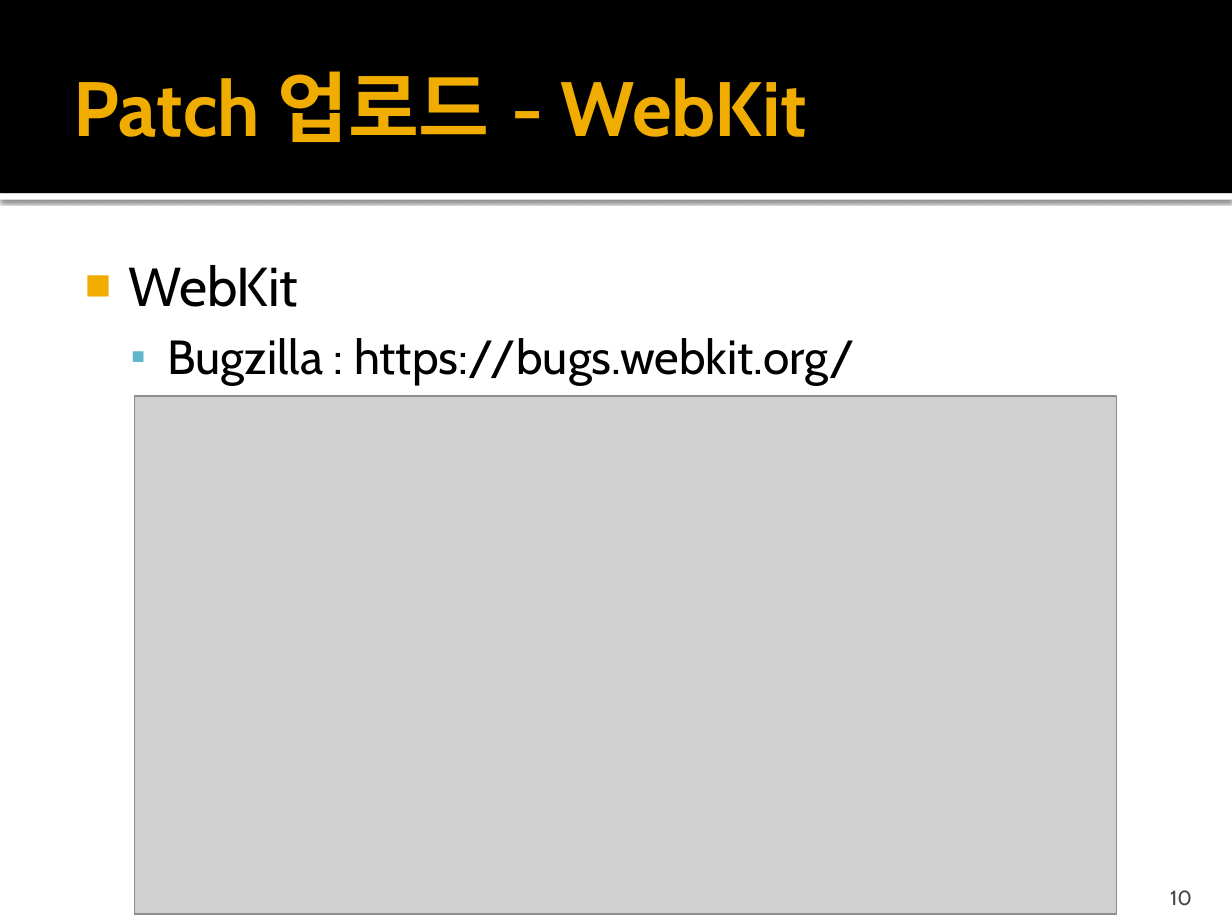
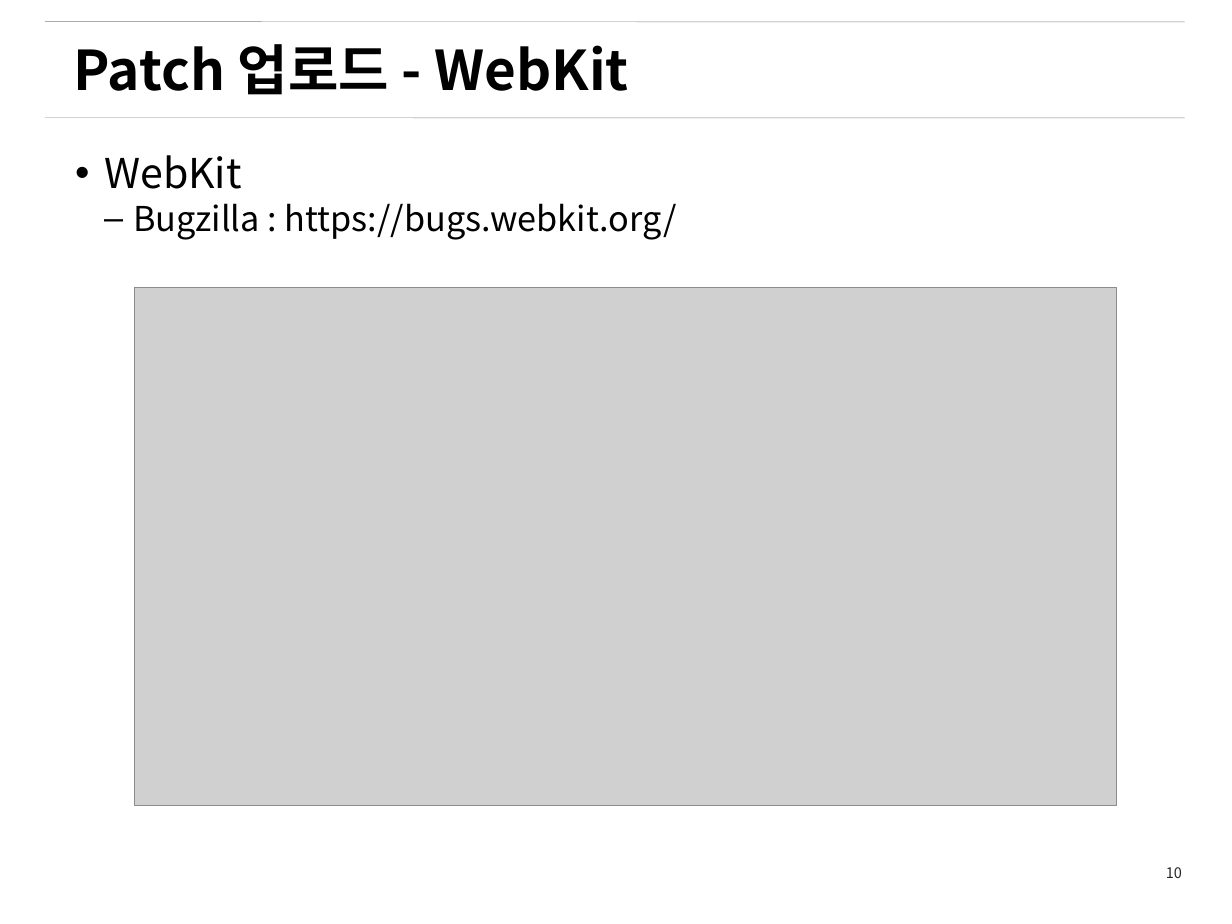
Before and after one commit to Gyuyoung/document, a slide deck: slide 10 of WebKitChromiumContributionProcess.pptx. Drawn at 1232x924 pixels with LibreOffice and Linux fonts; fonts in the diff are those of the drawing; grey boxes stand for pictures; background and template pictures are left out. Boxes give left, top, right and bottom in pixels: in the first picture for what was removed or moved away, otherwise in the second. Text is boxed around its words. In the diff, an @@ line names an element or a change of style, - is before the commit and + after.

```diff
--- a/WebKitChromiumContributionProcess.pptx
+++ b/WebKitChromiumContributionProcess.pptx
@@ rectangle removed at (x1=0, y1=0, x2=1232, y2=193) @@
@@ line added from (44, 22) to (1185, 22), #808080 0.26 pt @@
@@ text "Patch 업로드 - WebKit" at (x1=74, y1=44, x2=629, y2=95): size 45 to 32 pt, font Cabin to Noto Sans CJK KR, text colour #F0AD00 to #000000 @@
@@ line added from (44, 118) to (1185, 118), #808080 0.26 pt @@
@@ text "WebKit" moved from (x1=128, y1=265, x2=854, y2=385) to (x1=104, y1=155, x2=677, y2=240) @@
@@ text "WebKit" at (x1=104, y1=155, x2=677, y2=240): size 32 to 24 pt in "WebKit"; font Cabin to Noto Sans CJK KR; size 28 to 20 pt in "Bugzilla : https://bugs.webkit.org/"; bullet ■ to •; bullet ▪ to –; less space between paragraphs @@
@@ rectangle removed at (x1=0, y1=193, x2=1232, y2=200) @@
@@ picture moved from (x1=134, y1=395, x2=1116, y2=914) to (x1=134, y1=287, x2=1116, y2=806) @@
@@ page number added at (x1=1166, y1=867, x2=1182, y2=878), 8.5 pt, text #262626 @@
+10
@@ page number removed at (x1=1170, y1=890, x2=1192, y2=906) @@
-10
```
Also in this commit, not shown: 18 other slides changed, 6 slides added, 1 slide removed.
